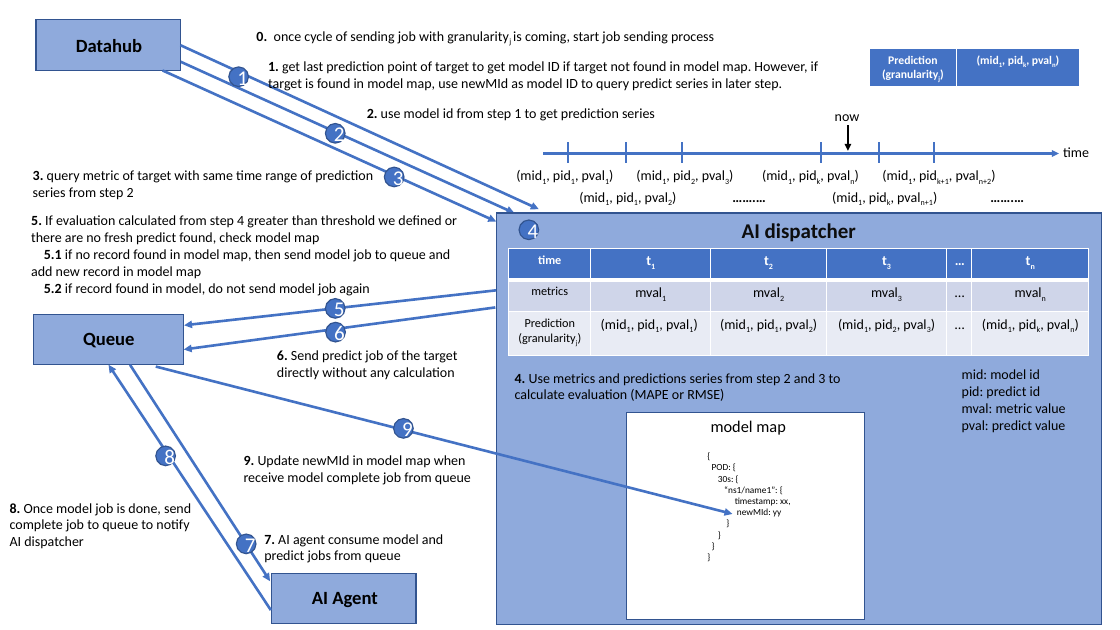
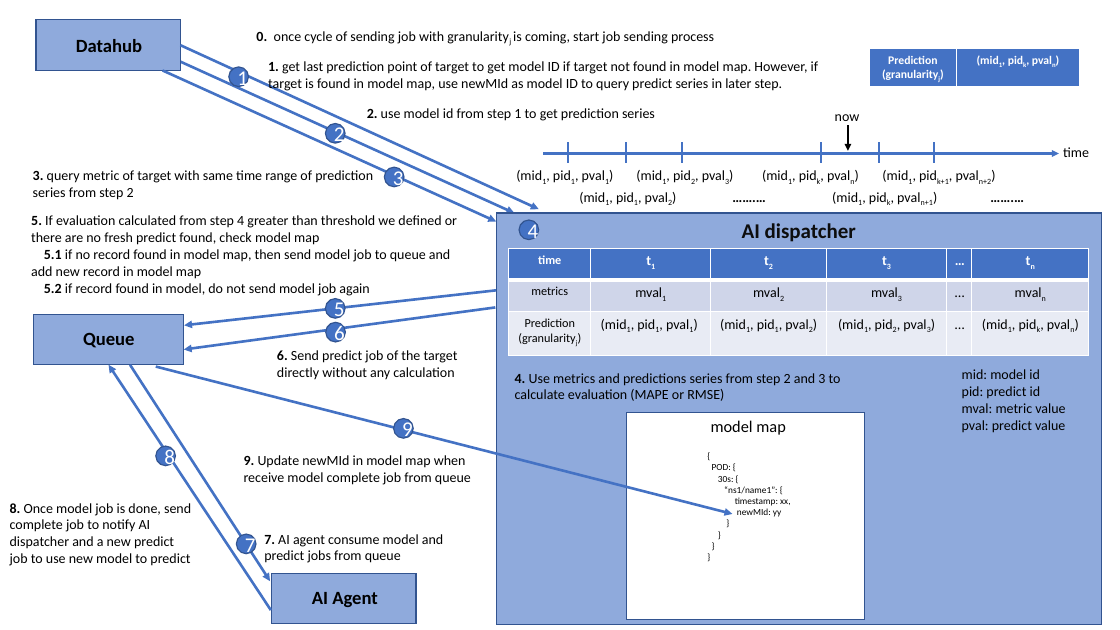
Before and after one commit to turtacn/alameda-1, a slide deck: slide 1 of ai-dispatcher/docs/drift.pptx. Drawn at 1120x630 pixels with LibreOffice and Linux fonts; fonts in the diff are those of the drawing. Boxes give left, top, right and bottom in pixels: in the first picture for what was removed or moved away, otherwise in the second. Text is boxed around its words. In the diff, an @@ line names an element or a change of style, - is before the commit and + after.

Commit message:
update ai dispatcher doc

```diff
--- a/ai-dispatcher/docs/drift.pptx
+++ b/ai-dispatcher/docs/drift.pptx
@@ text at (10,503,191,566): text changed @@
-8. Once model job is done, send complete job to queue to notify AI dispatcher
+8. Once model job is done, send complete job to notify AI dispatcher and a new predict job to use new model to predict
```
Also in this commit, not shown: 2 other files.
